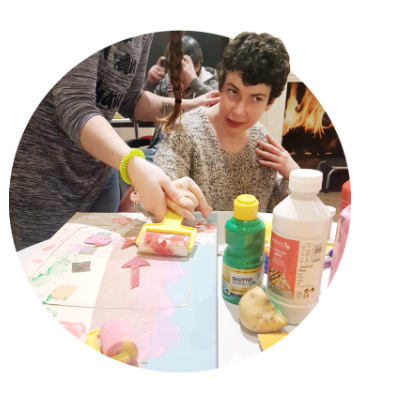
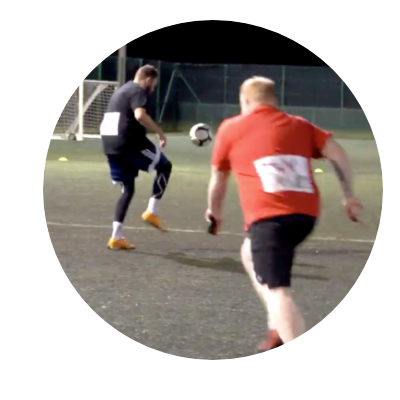
Revision of a layered 400 × 400 image; what changed, layer by layer:
added layer "Layer 5" above "Layer 4" over (43, 20, 383, 360)
hid "Layer 4" over (9, 29, 351, 373)
